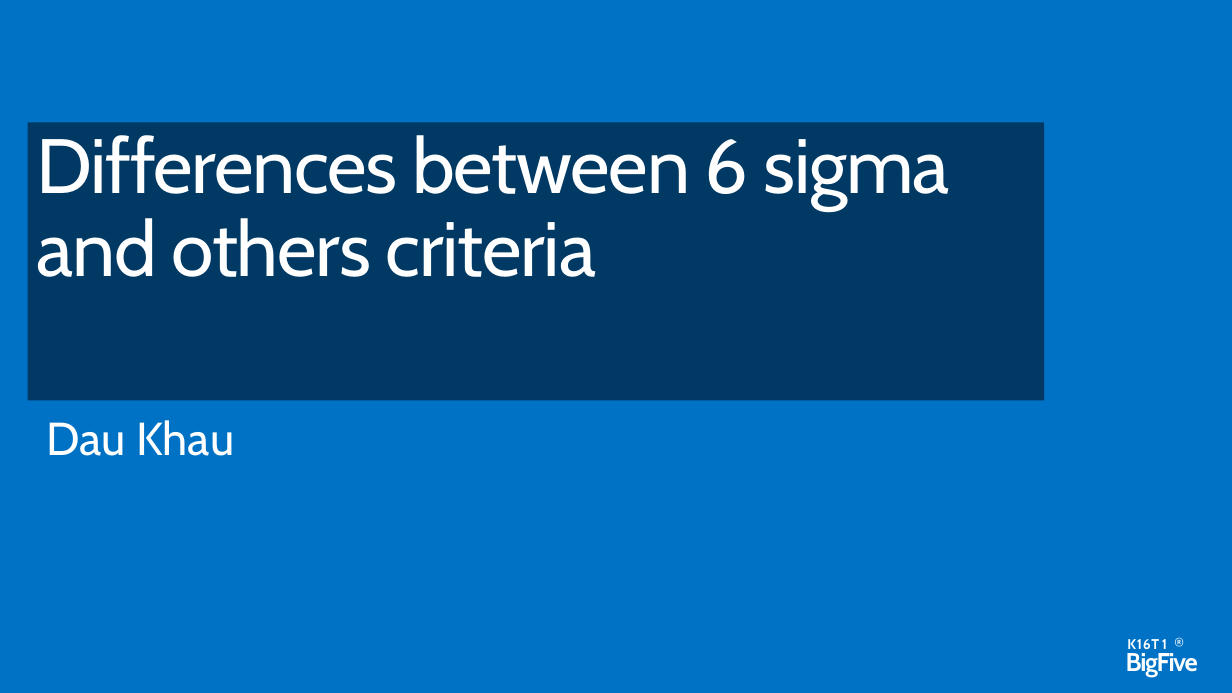
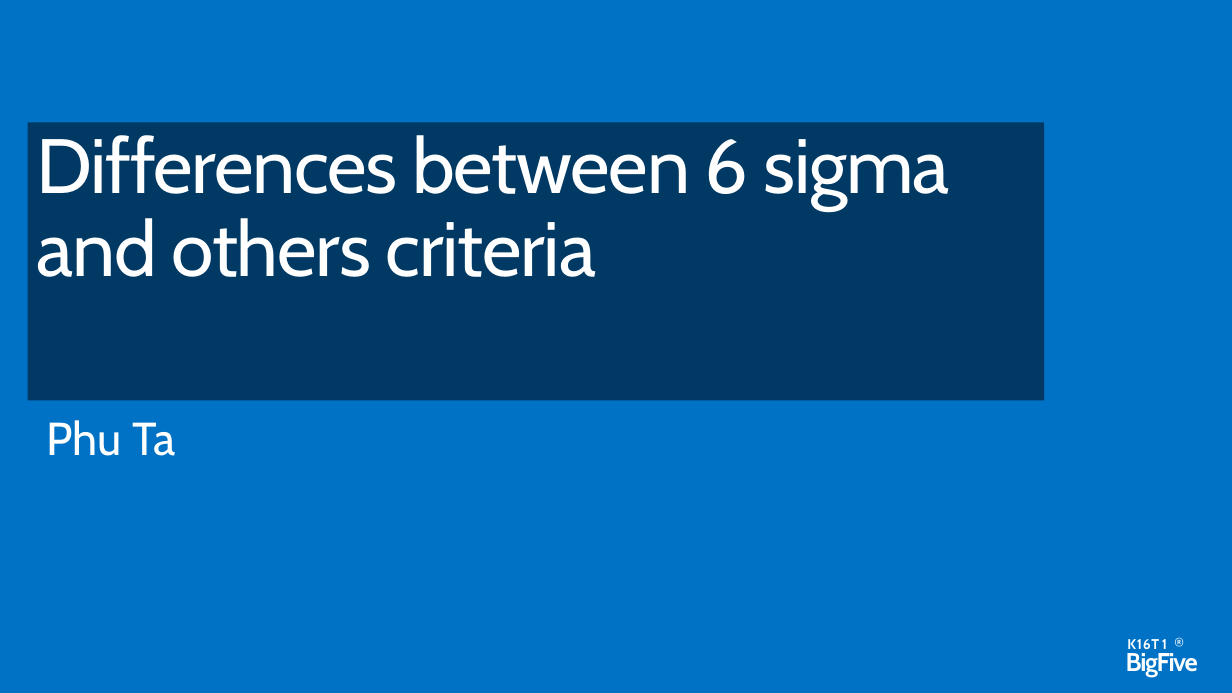
Before and after one commit to daotk/cdkpt, a slide deck: slide 39 of SPQM/Team Assignment/Team Assignment 02/K16T1-Team15-Team Assignment2/K16T1-Team15-Team Assignment2-Presentation.pptx. Drawn at 1232x693 pixels with LibreOffice and Linux fonts; fonts in the diff are those of the drawing. Boxes give left, top, right and bottom in pixels: in the first picture for what was removed or moved away, otherwise in the second. Text is boxed around its words. In the diff, an @@ line names an element or a change of style, - is before the commit and + after.

```diff
--- a/SPQM/Team Assignment/Team Assignment 02/K16T1-Team15-Team Assignment2/K16T1-Team15-Team Assignment2-Presentation.pptx
+++ b/SPQM/Team Assignment/Team Assignment 02/K16T1-Team15-Team Assignment2/K16T1-Team15-Team Assignment2-Presentation.pptx
@@ text at <box>46,420,176,456</box>: text changed @@
-Dau Khau
+Phu Ta
```
Also in this commit, not shown: 6 other slides changed.
